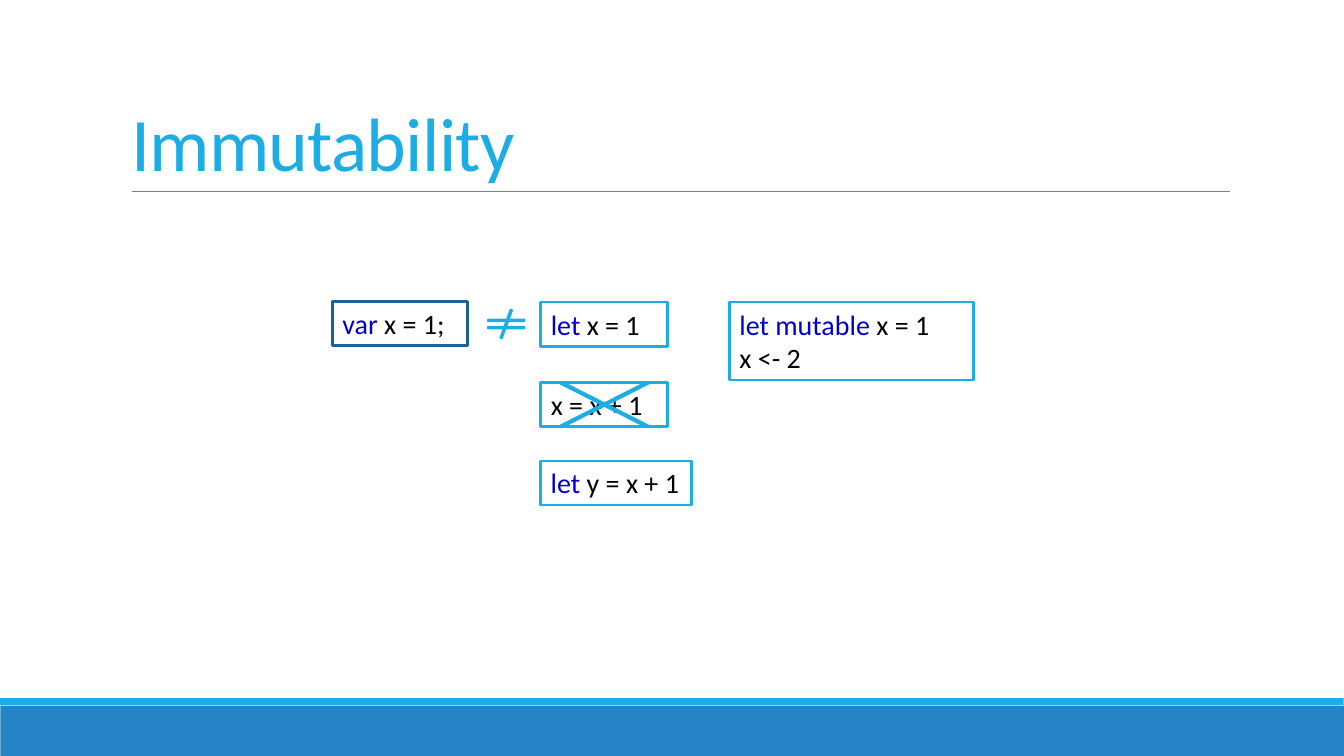
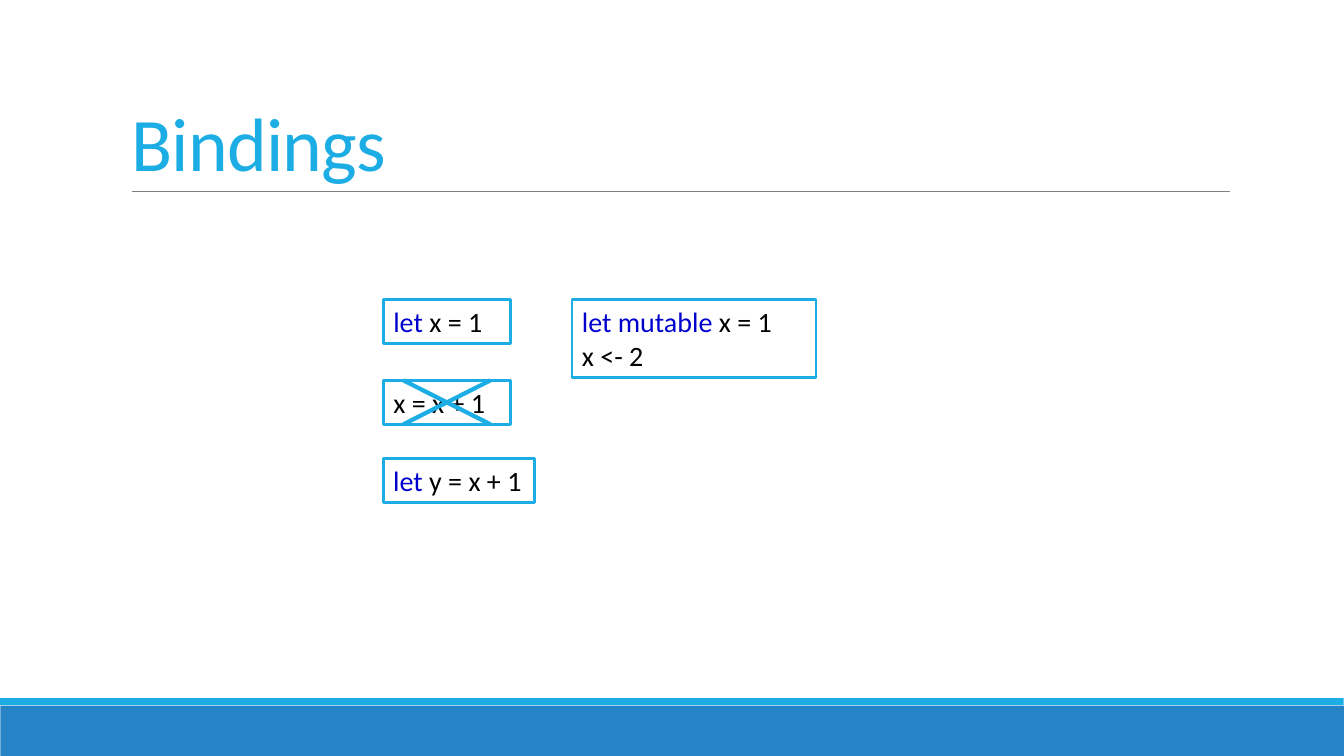
Before and after one commit to jorgef/fsharpworkshop, a slide deck: slide 13 of FSharpWorkshop_Slides.pptx (slide 15 before the commit). Drawn at 1344x756 pixels with LibreOffice and Linux fonts; fonts in the diff are those of the drawing. Boxes give left, top, right and bottom in pixels: in the first picture for what was removed or moved away, otherwise in the second. Text is boxed around its words. In the diff, an @@ line names an element or a change of style, - is before the commit and + after.

```diff
--- a/FSharpWorkshop_Slides.pptx
+++ b/FSharpWorkshop_Slides.pptx
@@ title at [131,118,386,184]: text changed @@
-Immutability
+Bindings
@@ rectangle removed at [333,301,468,346] @@
-var x = 1;
@@ math not equal removed at [482,310,531,338] @@
@@ 3 rectangles, 2 lines: place and size @@
-3 rectangles, 2 lines at [541,302,974,427]
+3 rectangles, 2 lines at [383,299,816,424]
@@ rectangle "let y = x + ...": place and size @@
-rectangle "let y = x + ..." at [541,461,693,505]
+rectangle "let y = x + ..." at [383,459,534,503]
```
Also in this commit, not shown: 4 other slides changed, 5 slides removed.
